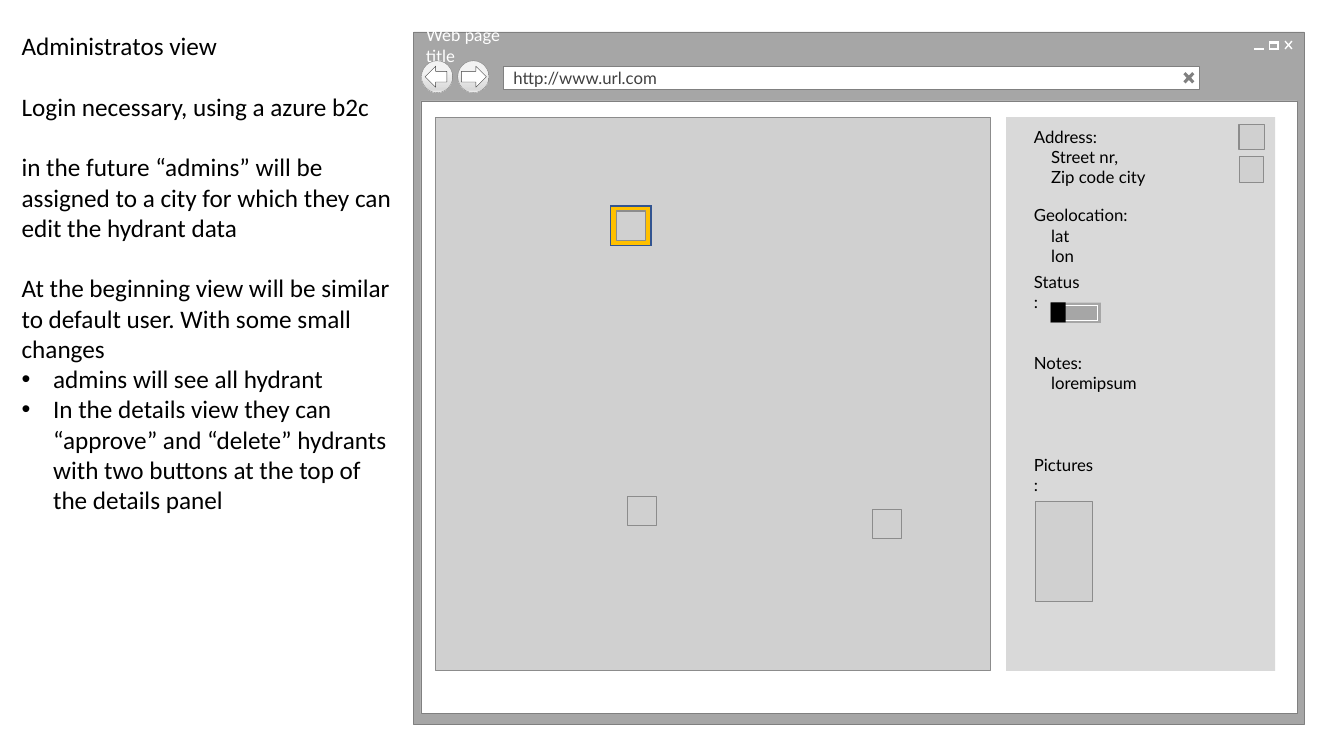
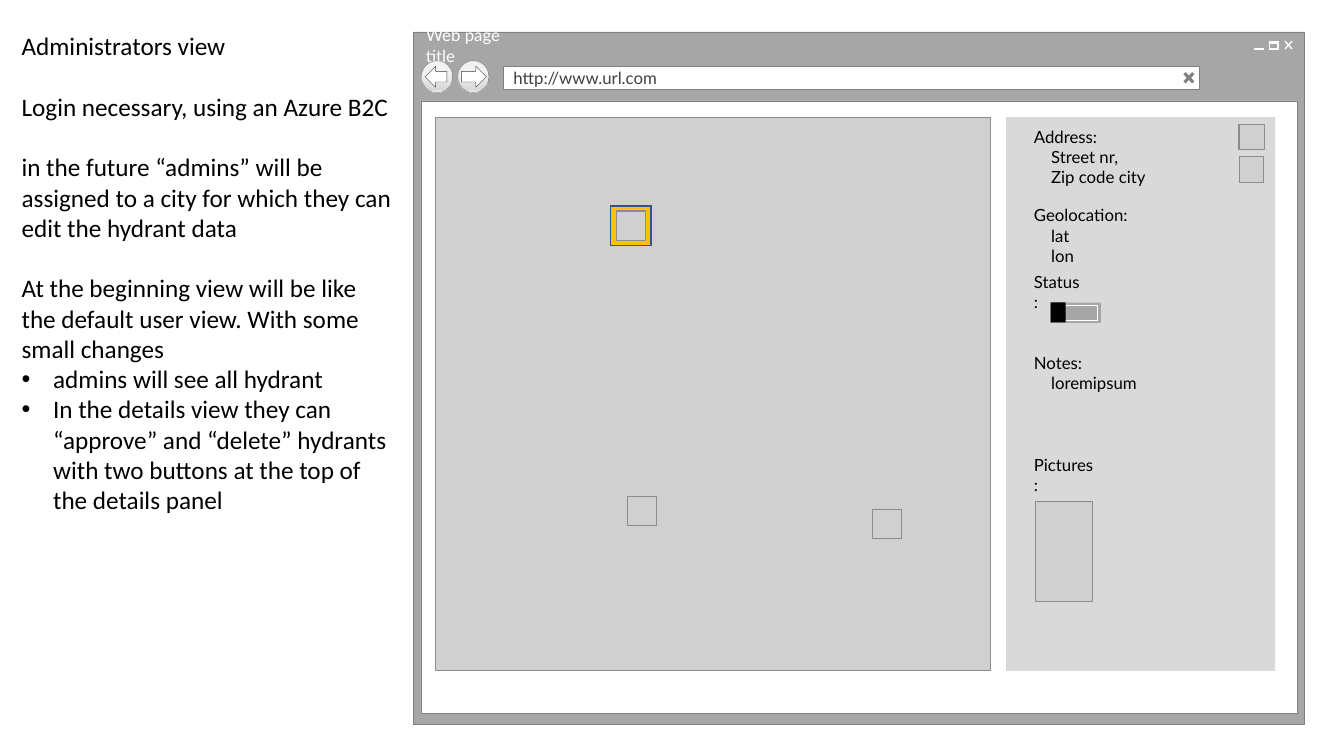
Before and after one commit to nampacx/HydrantReportingService, a slide deck: slide 5 of docs/Hydrant Reporting Service.pptx. Drawn at 1344x756 pixels with LibreOffice and Linux fonts; fonts in the diff are those of the drawing; grey boxes stand for pictures; background and template pictures are left out. Boxes give left, top, right and bottom in pixels: in the first picture for what was removed or moved away, otherwise in the second. Text is boxed around its words. In the diff, an @@ line names an element or a change of style, - is before the commit and + after.

```diff
--- a/docs/Hydrant Reporting Service.pptx
+++ b/docs/Hydrant Reporting Service.pptx
@@ text at (22, 37, 388, 121): text changed @@
-Administratos view
-Login necessary, using a azure b2c
+Administrators view
+Login necessary, using an Azure B2C
@@ text at (22, 279, 359, 363): text changed @@
-At the beginning view will be similar to default user. With some small changes
+At the beginning view will be like the default user view. With some small changes
```
Also in this commit, not shown: 3 other slides changed, 7 other files.
